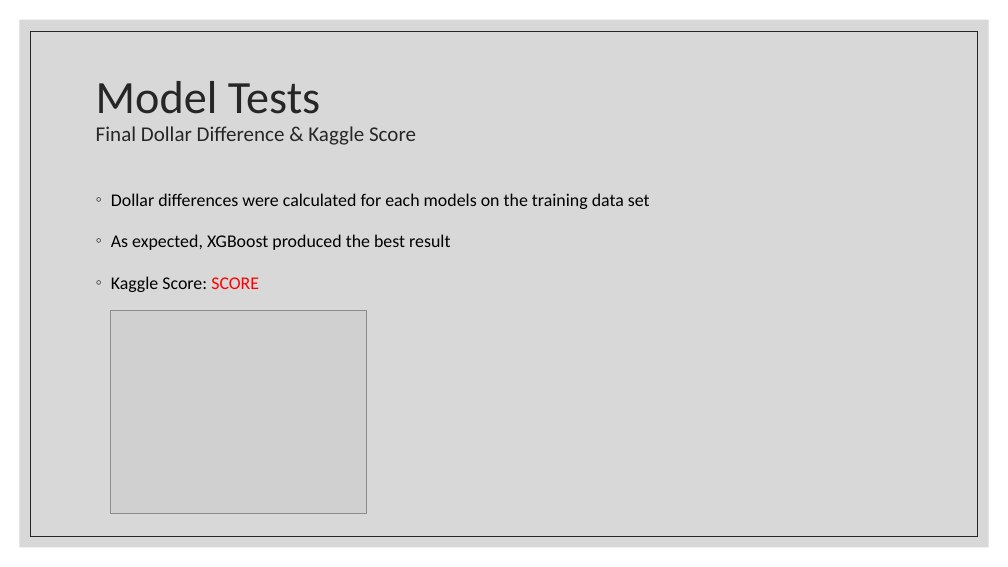
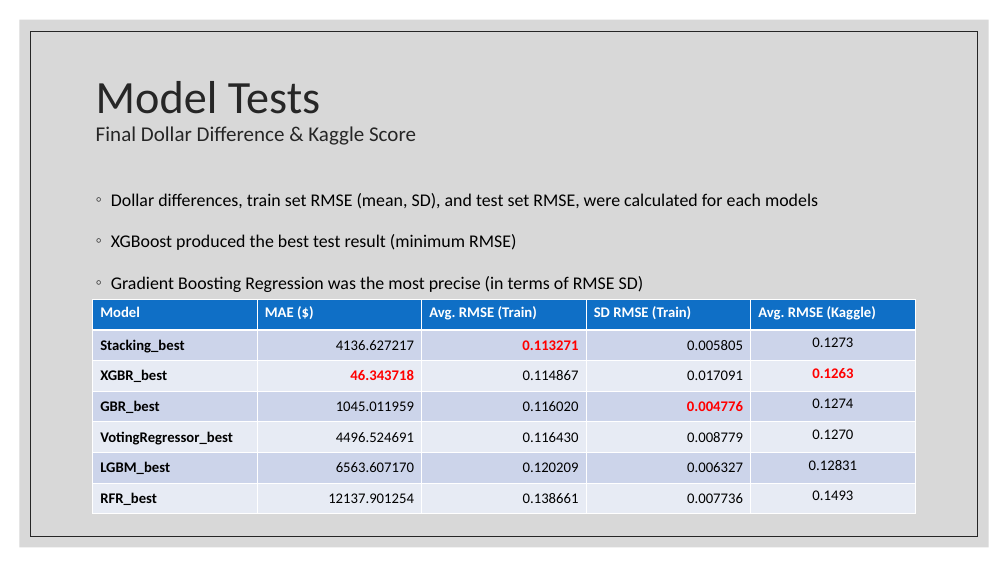
Before and after one commit to WilliamJHan/AmesHousePriceML, a slide deck: slide 11 of Ames House Price Prediction.pptx (slide 15 before the commit). Drawn at 1008x567 pixels with LibreOffice and Linux fonts; fonts in the diff are those of the drawing; grey boxes stand for pictures. Boxes give left, top, right and bottom in pixels: in the first picture for what was removed or moved away, otherwise in the second. Text is boxed around its words. In the diff, an @@ line names an element or a change of style, - is before the commit and + after.

```diff
--- a/Ames House Price Prediction.pptx
+++ b/Ames House Price Prediction.pptx
@@ text at [111, 193, 818, 292]: text changed @@
-◦ Dollar differences were calculated for each models on the training data set
-◦ As expected, XGBoost produced the best result
-◦ Kaggle Score: SCORE
+◦ Dollar differences, train set RMSE (mean, SD), and test set RMSE, were calculated for each models
+◦ XGBoost produced the best test result (minimum RMSE)
+◦ Gradient Boosting Regression was the most precise (in terms of RMSE SD)
@@ table added at [93, 299, 917, 514], 7 rows, 5 columns @@
+Model | MAE ($) | Avg. RMSE (Train) | SD RMSE (Train) | Avg. RMSE (Kaggle)
+Stacking_best | 4136.627217 | 0.113271 | 0.005805 | 0.1273
+XGBR_best | 46.343718 | 0.114867 | 0.017091 | 0.1263
+GBR_best | 1045.011959 | 0.116020 | 0.004776 | 0.1274
+VotingRegressor_best | 4496.524691 | 0.116430 | 0.008779 | 0.1270
+LGBM_best | 6563.607170 | 0.120209 | 0.006327 | 0.12831
+RFR_best | 12137.901254 | 0.138661 | 0.007736 | 0.1493
@@ picture removed at [110, 311, 367, 514] @@
```
Also in this commit, not shown: 5 other slides changed, 4 slides added, 4 slides removed, 19 other files.
